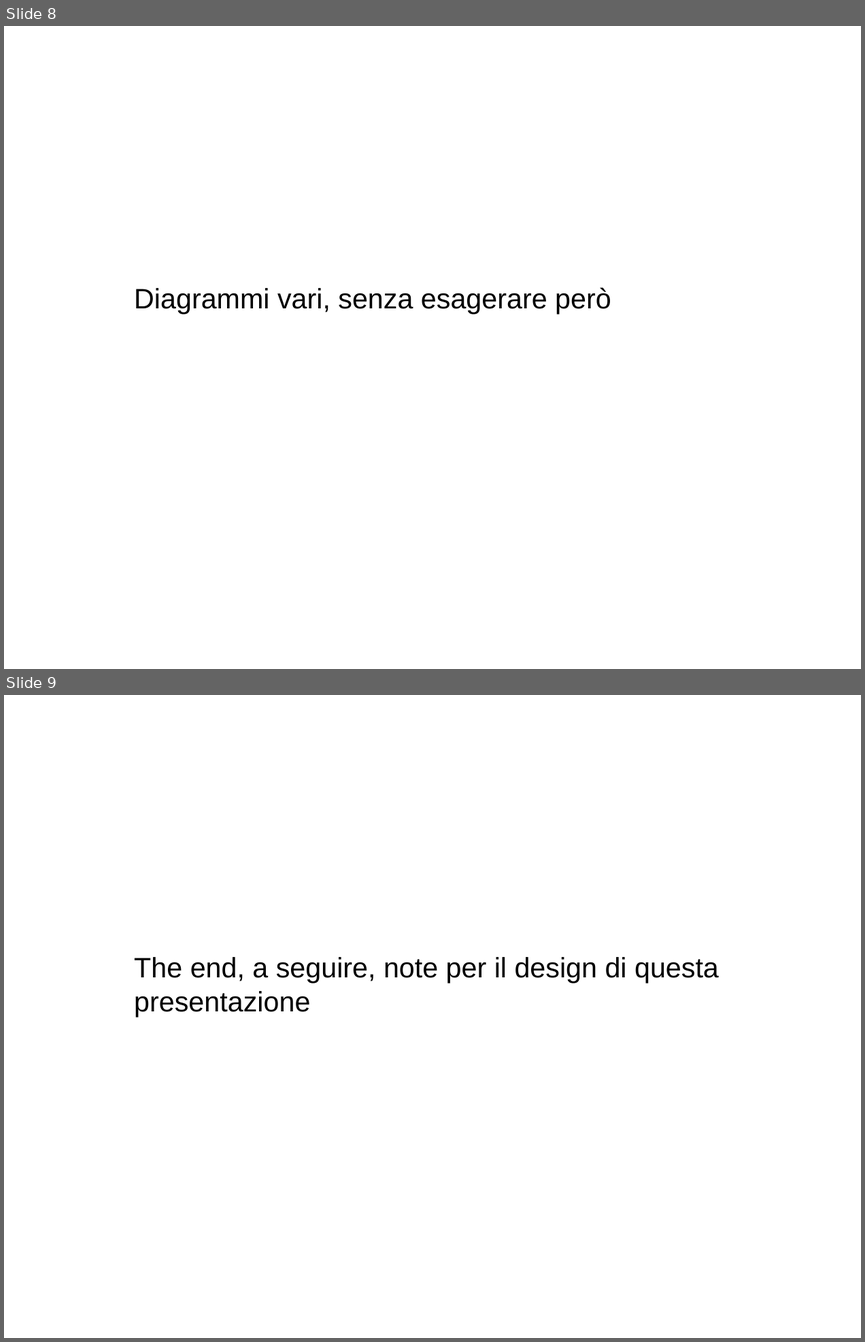
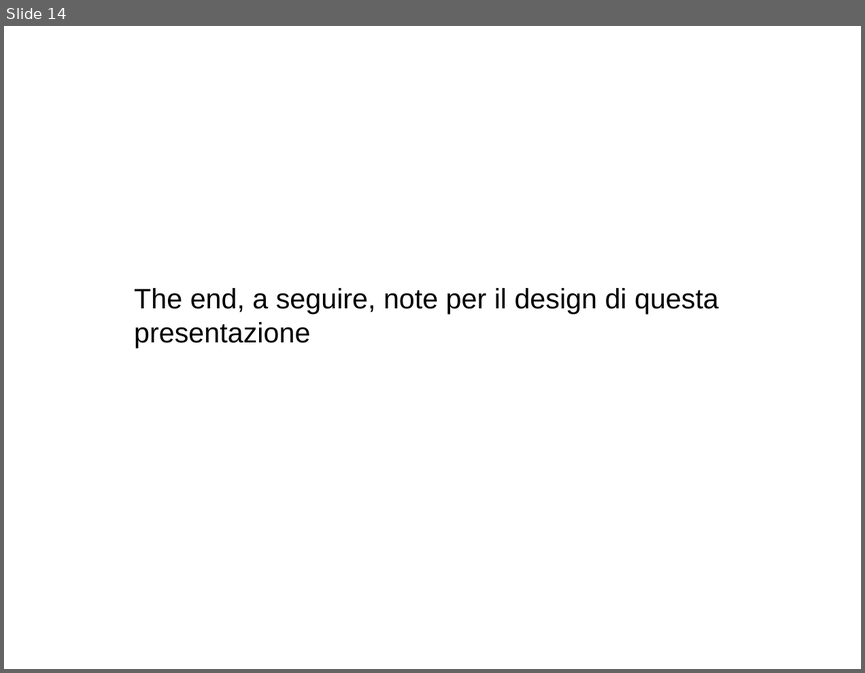
Before and after one commit to LucaMart/TaxiServiceSE2, a slide deck: presentation/WIP presentation.odp. Shown one above the other, each under a label of ours: slides 8 and 9 before the commit, slide 14 after it. The pictures are 865x1342 and 865x673 pixels, drawn with LibreOffice and Linux fonts; fonts in the diff are those of the drawing. Boxes give left, top, right and bottom in pixels: in the first picture for what was removed or moved away, otherwise in the second. Text is boxed around its words. In the diff, an @@ line names an element or a change of style, - is before the commit and + after.

Commit message:
Working on presentation

```diff
--- a/presentation/WIP presentation.odp
+++ b/presentation/WIP presentation.odp
@@ slide 8 removed at (4, 26, 861, 669), background #FFFFFF @@
@@ text removed at (134, 287, 611, 314) @@
-Diagrammi vari, senza esagerare però
@@ what was slide 9 is now slide 14 @@
```
Also in this commit, not shown: 12 slides added, 6 other slides removed.
